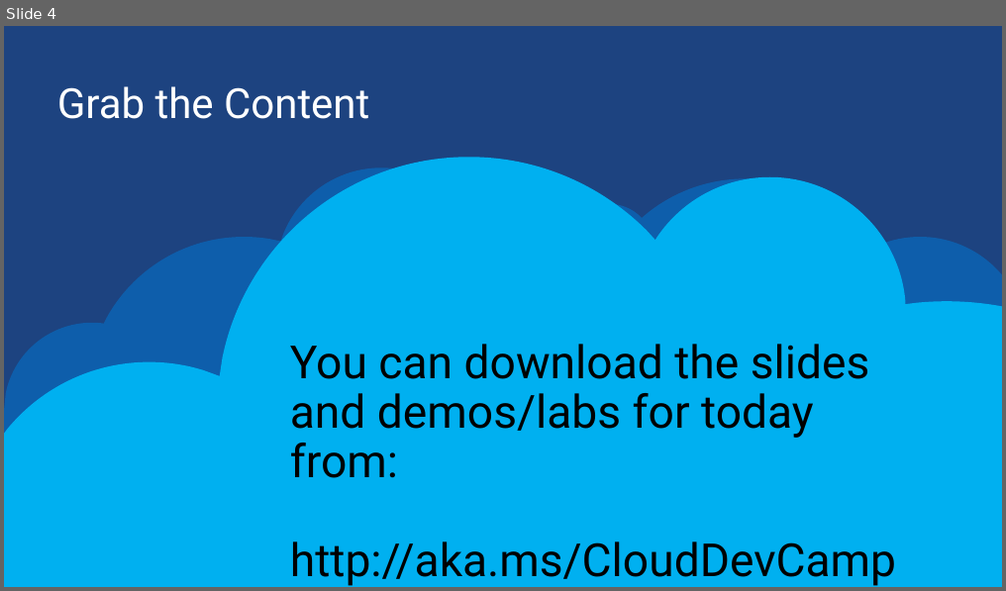
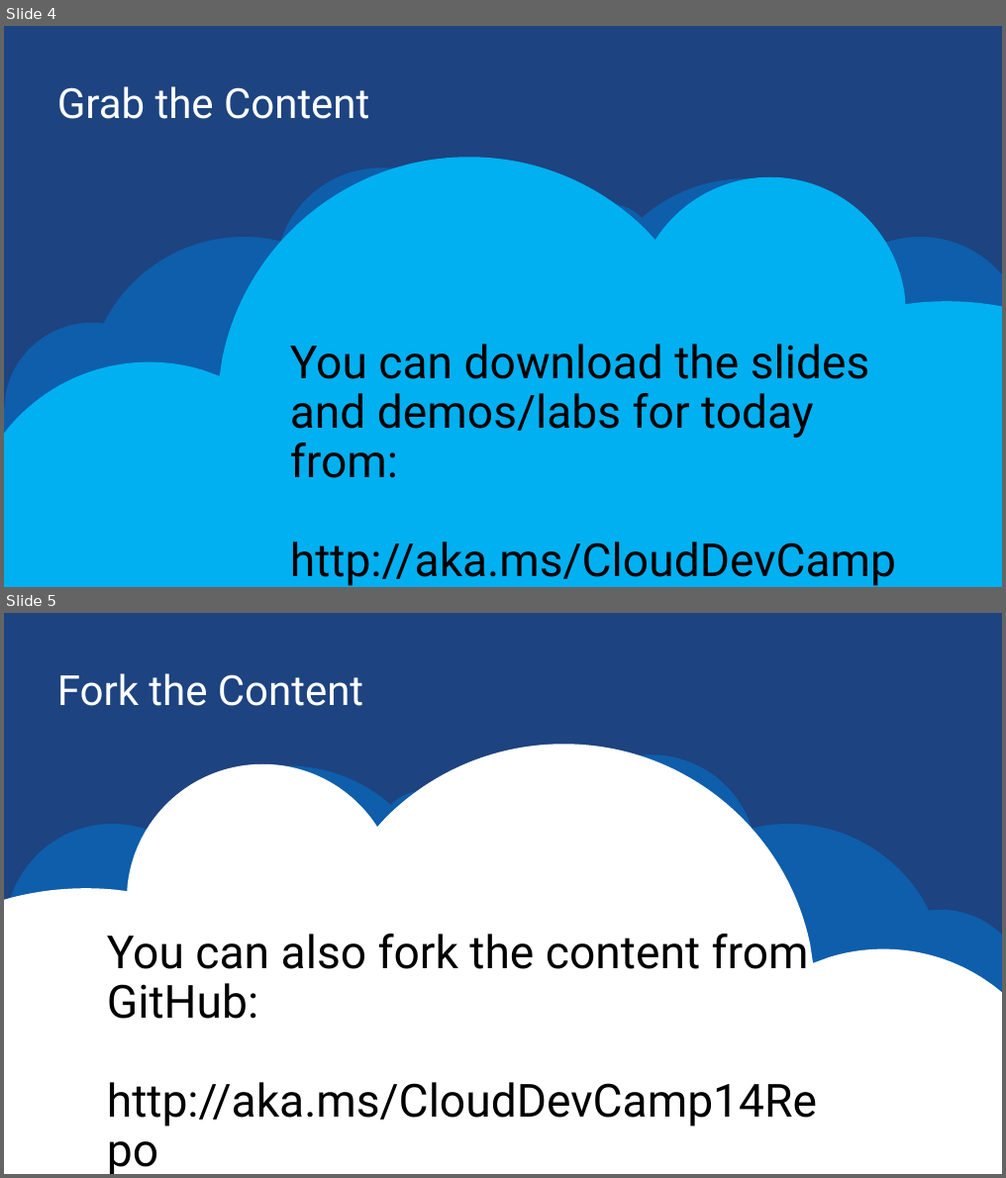
Before and after one commit to dxcamps/CloudDevCamp14, a slide deck: WalkInDeck.pptx. Shown one above the other, each under a label of ours: slide 4 before the commit, slides 4 and 5 after it. The pictures are 1006x591 and 1006x1178 pixels, drawn with LibreOffice and Linux fonts; fonts in the diff are those of the drawing. Boxes give left, top, right and bottom in pixels: in the first picture for what was removed or moved away, otherwise in the second. Text is boxed around its words. In the diff, an @@ line names an element or a change of style, - is before the commit and + after.

```diff
--- a/WalkInDeck.pptx
+++ b/WalkInDeck.pptx
@@ slide 5 added at bbox=[4, 613, 1002, 1174], background #1D4380 @@
@@ title added at bbox=[57, 673, 363, 706], 40 pt, text #FFFFFF @@
+Fork the Content
@@ freeform shape added at bbox=[4, 756, 1002, 1143], fill #007AD6 at 50% opacity @@
@@ freeform shape added at bbox=[4, 744, 1002, 1174], fill #FFFFFF @@
@@ text added at bbox=[107, 927, 817, 1127], 44 pt, text #000000 @@
+You can also fork the content from GitHub:
+http://aka.ms/CloudDevCamp14Repo
```
Also in this commit, not shown: 1 other file.
